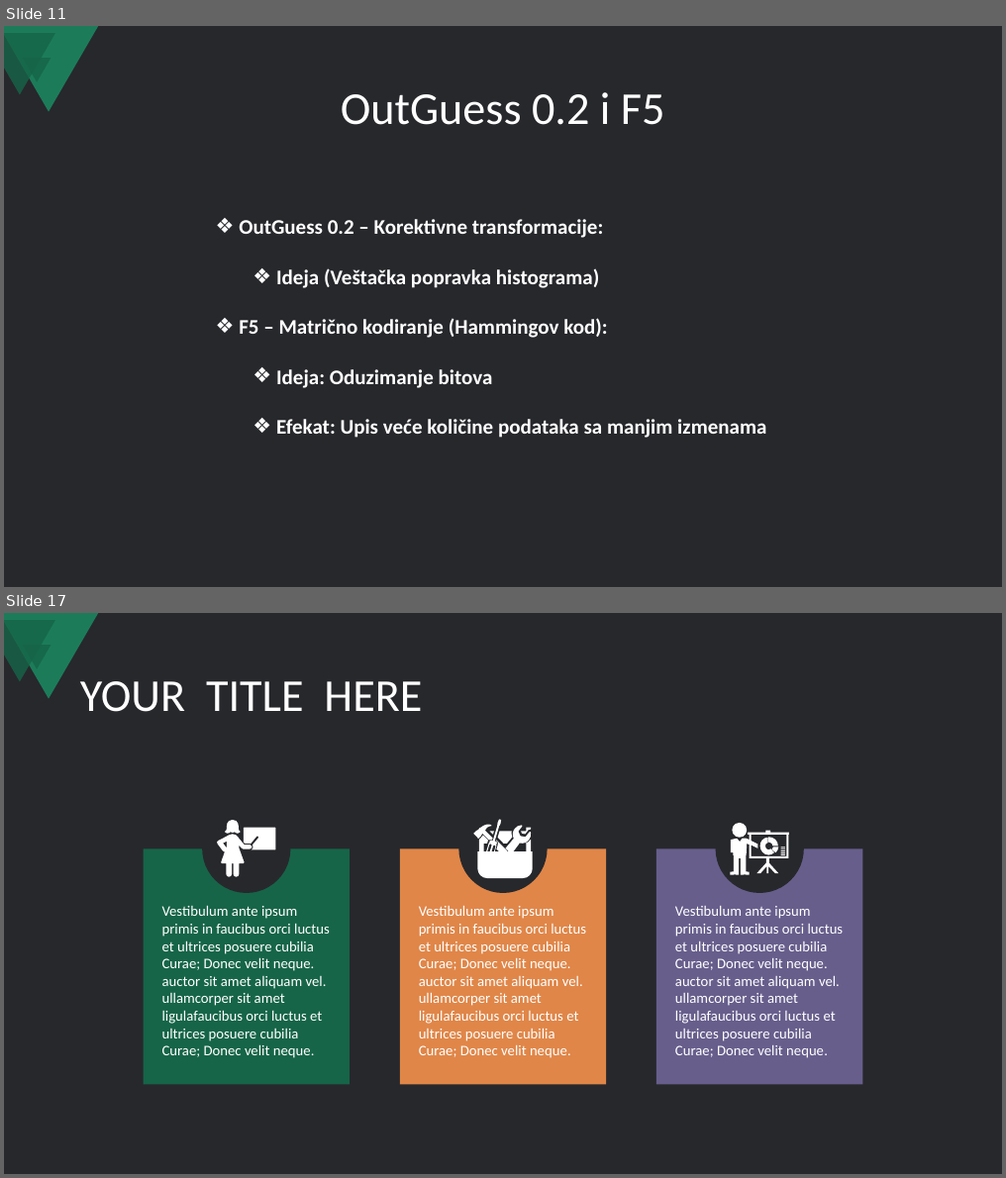
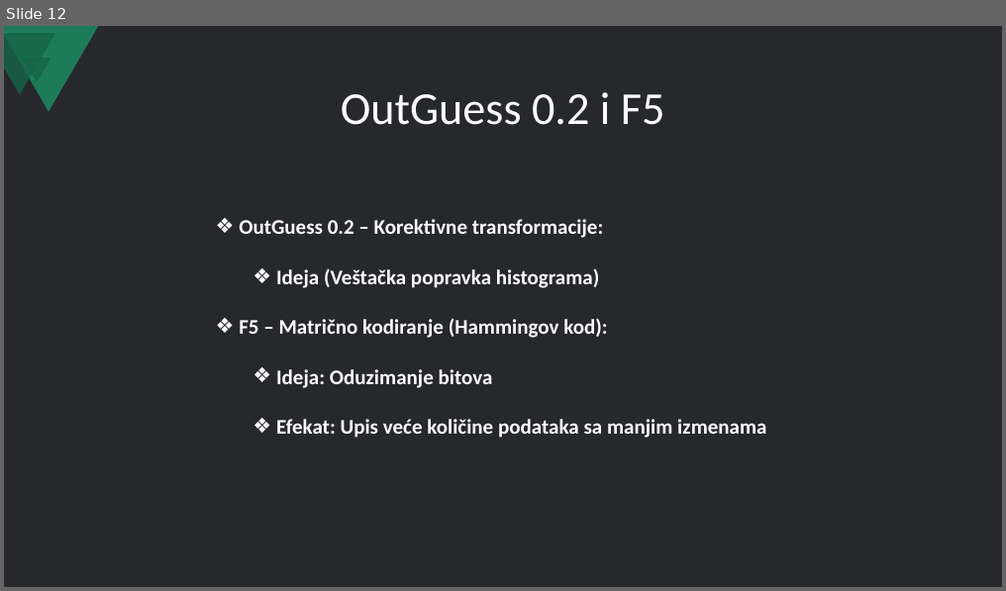
Before and after one commit to nikolasa004/Cybersecurity-Project, a slide deck: Steganography/Steganografija i LSB skrivanje poruka u slikama.pptx. Shown one above the other, each under a label of ours: slides 11 and 17 before the commit, slide 12 after it; the slides between them are not shown. The pictures are 1006x1178 and 1006x591 pixels, drawn with LibreOffice and Linux fonts; fonts in the diff are those of the drawing. Boxes give left, top, right and bottom in pixels: in the first picture for what was removed or moved away, otherwise in the second. Text is boxed around its words. In the diff, an @@ line names an element or a change of style, - is before the commit and + after.

```diff
--- a/Steganography/Steganografija i LSB skrivanje poruka u slikama.pptx
+++ b/Steganography/Steganografija i LSB skrivanje poruka u slikama.pptx
@@ slide 17 removed at (4,613,1002,1174), background #27282C; not listed: 3 template elements that a slide beside it also shows @@
@@ title removed at (80,681,422,712) @@
-YOUR TITLE HERE
@@ group removed at (202,805,291,893): 3 freeform shapes, 1 ellipse @@
@@ rectangle removed at (144,849,350,1084) @@
@@ rectangle removed at (400,849,607,1084) @@
@@ group removed at (459,805,548,893): 5 freeform shapes, 1 ellipse @@
@@ rectangle removed at (656,849,863,1084) @@
@@ group removed at (716,805,804,893): 5 rectangles, 4 freeform shapes, 2 ellipses @@
@@ text removed at (162,905,330,1059) @@
-Vestibulum ante ipsum primis in faucibus orci luctus et ultrices posuere cubilia Curae; Donec velit neque. auctor sit amet aliquam vel. ullamcorper sit amet ligulafaucibus orci luctus et ultrices posuere cubilia Curae; Donec velit neque.
@@ text removed at (419,906,586,1059) @@
-Vestibulum ante ipsum primis in faucibus orci luctus et ultrices posuere cubilia Curae; Donec velit neque. auctor sit amet aliquam vel. ullamcorper sit amet ligulafaucibus orci luctus et ultrices posuere cubilia Curae; Donec velit neque.
@@ text removed at (675,906,844,1059) @@
-Vestibulum ante ipsum primis in faucibus orci luctus et ultrices posuere cubilia Curae; Donec velit neque. auctor sit amet aliquam vel. ullamcorper sit amet ligulafaucibus orci luctus et ultrices posuere cubilia Curae; Donec velit neque.
@@ what was slide 11 is now slide 12 @@
```
Also in this commit, not shown: 2 slides changed, 1 slide added, 13 other slides removed.
